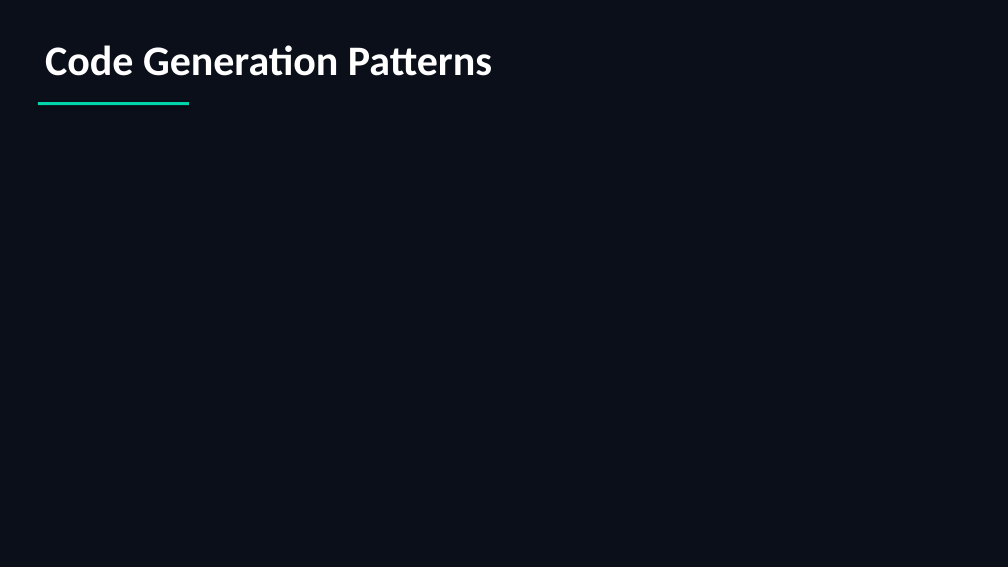
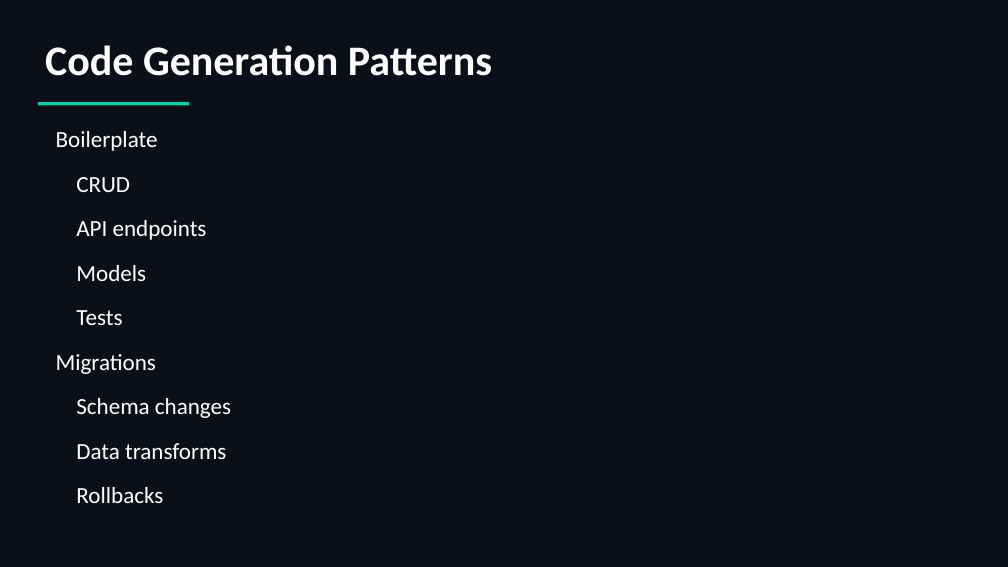
Before and after one commit to scottrhay/AIA-ClaudeCopilot, a slide deck: slide 89 of slides/Day2_Claude_Code_Fundamentals.pptx. Drawn at 1008x567 pixels with LibreOffice and Linux fonts; fonts in the diff are those of the drawing. Boxes give left, top, right and bottom in pixels: in the first picture for what was removed or moved away, otherwise in the second. Text is boxed around its words. In the diff, an @@ line names an element or a change of style, - is before the commit and + after.

```diff
--- a/slides/Day2_Claude_Code_Fundamentals.pptx
+++ b/slides/Day2_Claude_Code_Fundamentals.pptx
@@ text added at (56,131,231,503), 22 pt, text #FFFFFF @@
+Boilerplate
+CRUD
+API endpoints
+Models
+Tests
+Migrations
+Schema changes
+Data transforms
+Rollbacks
```
Also in this commit, not shown: 40 other slides changed, 1 slide added, 1 slide removed.
